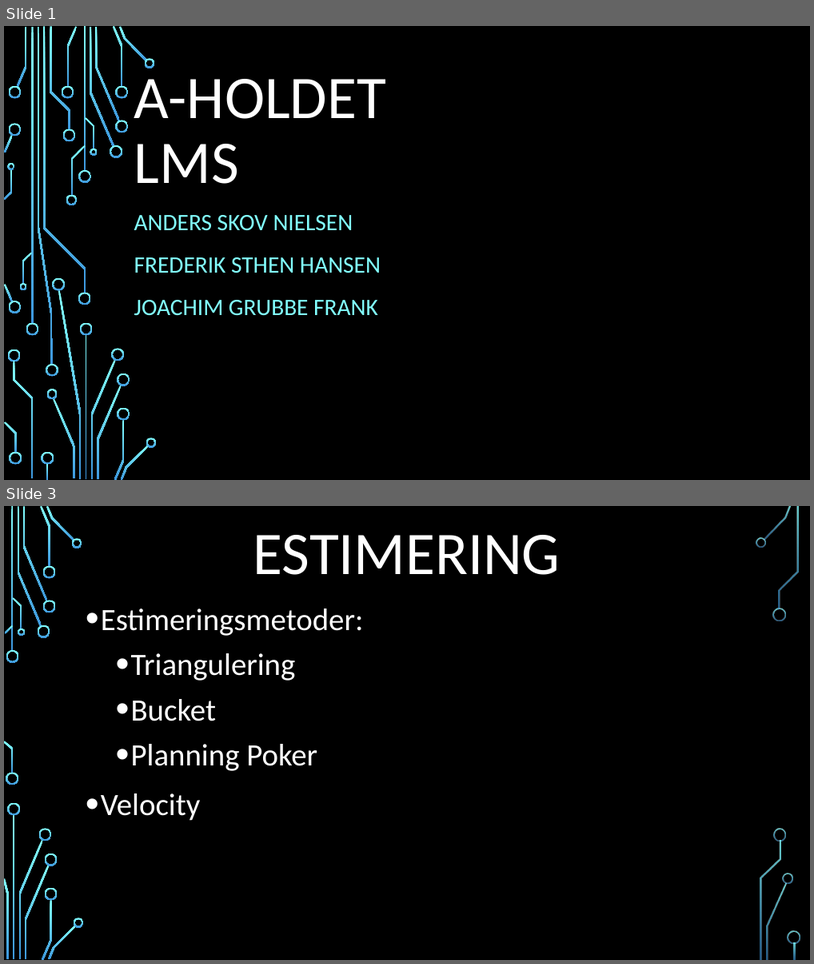
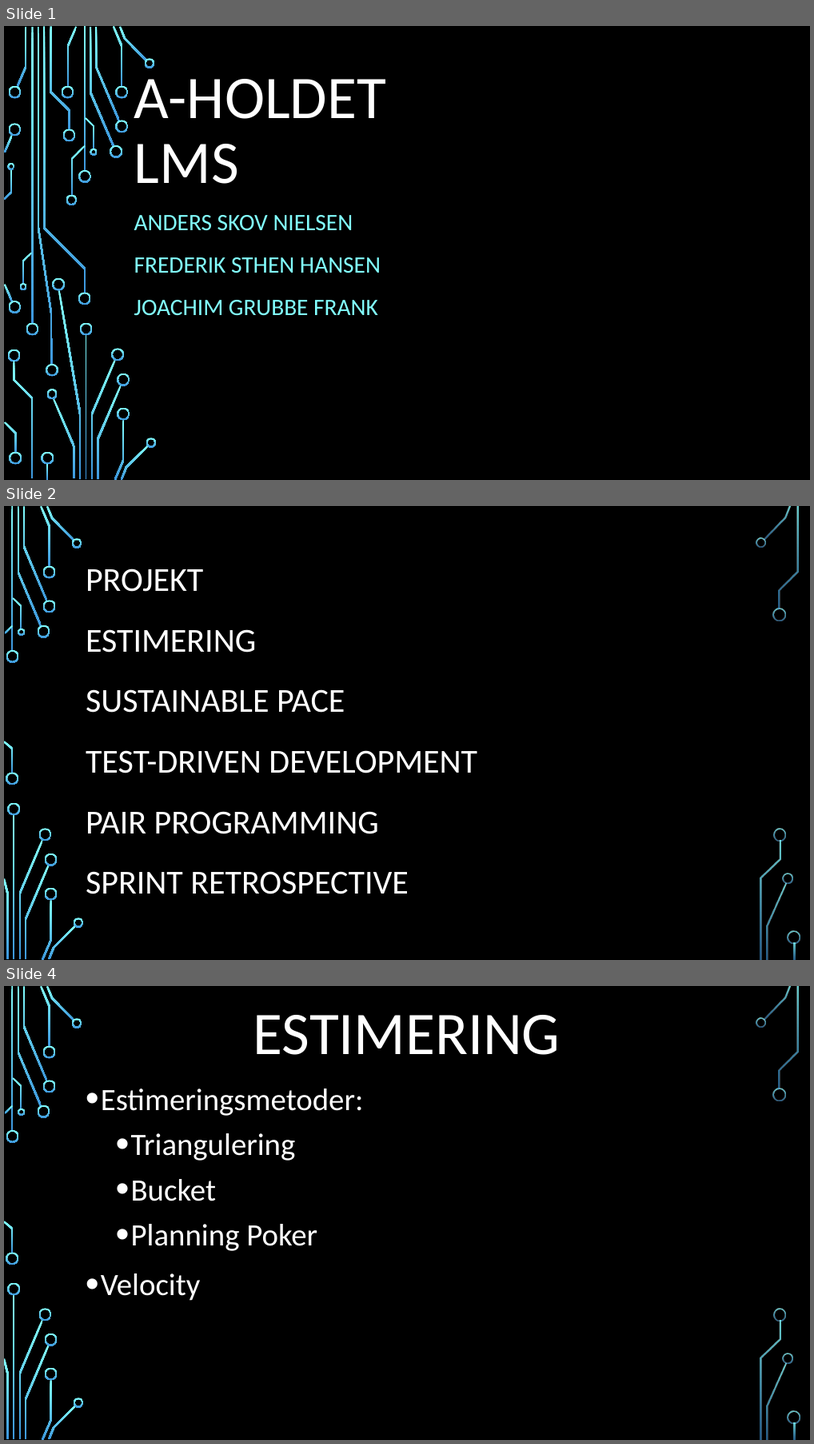
Before and after one commit to AndersSkovNielsen/LightManagement, a slide deck: Eksamen powerpoint.pptx. Shown one above the other, each under a label of ours: slides 1 and 3 before the commit, slides 1, 2 and 4 after it; the slides between them are not shown. The pictures are 814x964 and 814x1444 pixels, drawn with LibreOffice and Linux fonts; fonts in the diff are those of the drawing; background and template pictures are left out. Boxes give left, top, right and bottom in pixels: in the first picture for what was removed or moved away, otherwise in the second. Text is boxed around its words. In the diff, an @@ line names an element or a change of style, - is before the commit and + after.

```diff
--- a/Eksamen powerpoint.pptx
+++ b/Eksamen powerpoint.pptx
@@ slide 2 added at (4,506,810,960), background picture (left out); not listed: 36 template elements that a slide beside it also shows @@
@@ title added at (86,629,478,894), 40 pt, text #FFFFFF @@
+PROJEKT
+ESTIMERING
+SUSTAINABLE PACE
+TEST-DRIVEN DEVELOPMENT
+PAIR PROGRAMMING
+SPRINT RETROSPECTIVE
@@ what was slide 3 is now slide 4 @@
```
Also in this commit, not shown: 1 slide changed.
